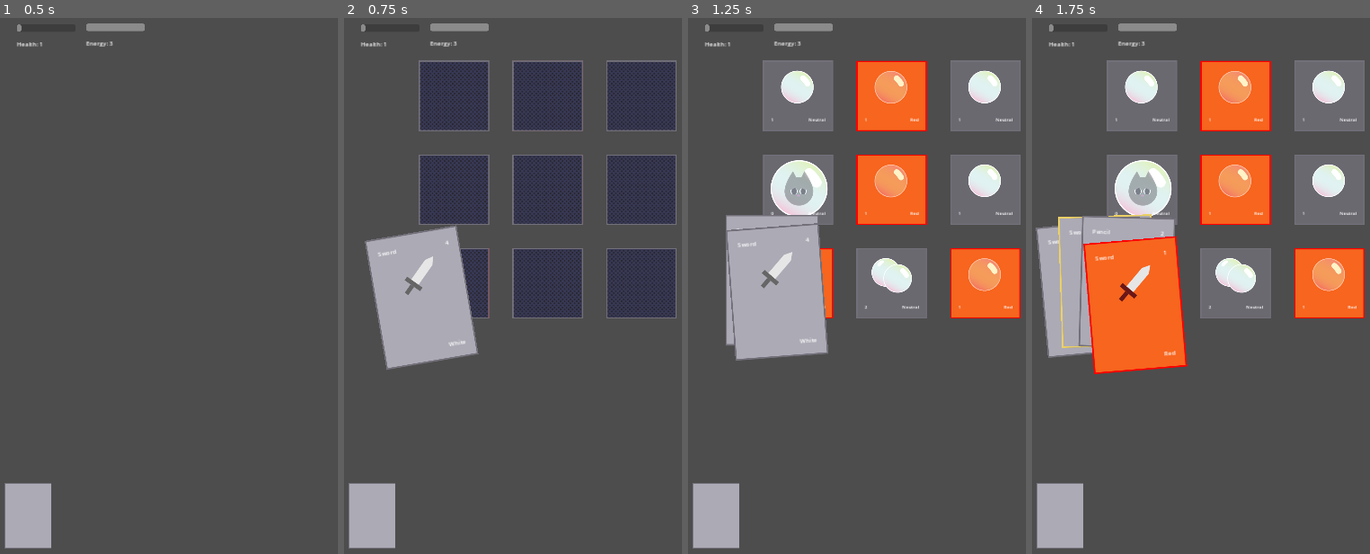
Above: before the commit, frames 1-4 (left to right).
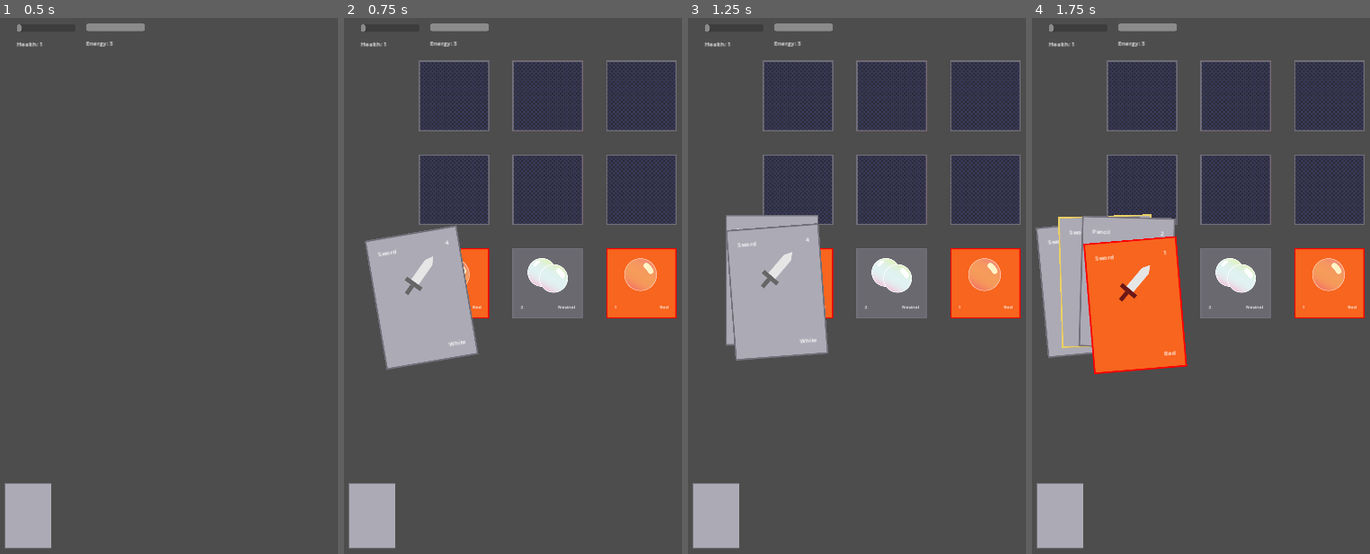
Above: after the commit, the same moments.

Repository: ruthieedwards/agbic2023
Game: Godot game, scene res://Scenes/PlaySpace.tscn
Two runs of this game, one before a commit and one after it. Both use one fixed random seed, a clock stepped at 60 frames per second and the inputs below.
Inputs (mouse positions are in pixels of both pictures, inside the frame that each line leads up to):
- Up to frame 1 (0.5 s): no input
- Up to frame 2 (0.75 s): click (371, 516) at 0.5 s
- Up to frame 3 (1.25 s): no input
- Up to frame 4 (1.75 s): click (1116, 280) at 1.27 s

Frame 1 is identical in both runs. In frame 2, 6.2% of the frame differs, in the area x 34-99%, y 42-57%; in frame 3, 16%, in the area x 22-99%, y 7-39%; in frame 4, 15%.

Commit message:
enemy cards flip over when next in line

Diff:
--- a/Playspace.gd
+++ b/Playspace.gd
@@ -73,8 +73,15 @@
 	newEnemy.position.x = enemyNum % 3 * 250 + 200
 	newEnemy.position.y = floor(enemyNum / 3) * 250 + 150
 	newEnemy.cardName = enemyHandTemp.enemyCardList[enemyNum]
+	newEnemy.cardIndex = enemyNum
 	$EnemyCards.add_child(newEnemy)
 
+func reIndexEnemies():
+	for e in $EnemyCards.get_children():
+#		print("recalllccc")
+#		print("emeyCardList size=  ",enemyHandTemp.enemyCardList.size())
+		e.CalculateGridPosition()
+		pass
 
 func drawACard():
 
--- a/Scenes/Enemy.tscn
+++ b/Scenes/Enemy.tscn
@@ -6,6 +6,7 @@
 [ext_resource type="Texture2D" uid="uid://dlvh3h6nga70d" path="res://Art/Cards/backgrounds/EnemyBack.png" id="4_3ofy1"]
 
 [sub_resource type="RectangleShape2D" id="RectangleShape2D_unnu8"]
+size = Vector2(245, 247)
 
 [node name="Enemy" type="MarginContainer"]
 offset_right = 250.0
@@ -17,9 +18,7 @@
 priority = 3.0
 
 [node name="EnemyColliderShape" type="CollisionShape2D" parent="EnemyCollider"]
-top_level = true
-position = Vector2(127, 124)
-scale = Vector2(12, 12)
+position = Vector2(124.5, 125.5)
 shape = SubResource("RectangleShape2D_unnu8")
 
 [node name="ImageContainer" type="MarginContainer" parent="."]
@@ -108,4 +107,5 @@
 exclude_parent = false
 target_position = Vector2(0, 1920)
 collision_mask = 3
+hit_from_inside = true
 collide_with_areas = true
--- a/Scenes/PlaySpace.tscn
+++ b/Scenes/PlaySpace.tscn
@@ -9,7 +9,7 @@
 [ext_resource type="Script" path="res://Scenes/Energy.gd" id="7_epw5e"]
 
 [sub_resource type="RectangleShape2D" id="RectangleShape2D_knshx"]
-size = Vector2(54, 4.2)
+size = Vector2(1079, 19.1)
 
 [node name="Playspace" type="Node2D"]
 script = ExtResource("1_snowq")
@@ -96,10 +96,13 @@
 position = Vector2(540, 1400)
 collision_layer = 2
 collision_mask = 2
+monitoring = false
+monitorable = false
 
 [node name="PlayspaceColliderShape" type="CollisionShape2D" parent="PlayspaceCollider"]
-position = Vector2(1, 0)
-scale = Vector2(20, 20)
+visibility_layer = 2
+position = Vector2(0.5, -7.44995)
 shape = SubResource("RectangleShape2D_knshx")
+disabled = true
 
 [connection signal="attackInitiated" from="." to="Health" method="_on_attack_initiated"]
--- a/Scripts/CardBase.gd
+++ b/Scripts/CardBase.gd
@@ -59,7 +59,7 @@
 							var enemyPos = e.position
 							var enemySize = e.size
 							var mousePos = e.get_local_mouse_position()
-							var enemyColor = e.colorName #gets mouse pos relative to enemy being attacked
+							var enemyColor = e.colorName
 #							print ("mouse pos: ",mousePos)
 #							I think I want to redo this with collisions/overlaps instead of mouse pos??? bc the mouse might not overlap
 							if mousePos.x > 0 && mousePos.y > 0 && mousePos.x < enemySize.x && mousePos.y < enemySize.y:
@@ -69,6 +69,11 @@
 #								e.$ImageContainer.$CardHover.visible = true
 #								isMovingIntoPlay = true
 #								targetPos = enemyPos #change pos if needed
+
+								if e.currentEnemyState == 1: # 1=faceUp 2=attacked
+									e.currentEnemyState = 2 #idk why it wanted numbers instead of names
+
+
 								currentCardState = attacking
 								if enemyColor == colorName:
 									get_node("../../").attackInitiated.emit(power*2,e.power) #if the color match, weapon does double damage
@@ -77,8 +82,14 @@
 
 								# DO ALL THE STUFF HERE???
 								##################
-#								i.queue_free() #destroys the enemy
+#								e.queue_free() #destroys the enemy
+
+								print ("enemyState: ",e.currentEnemyState)
+#								e.UpdateCardVisibility()
 #								queue_free() #destroys the player's card
+
+#								await get_tree().create_timer(.5).timeout
+#								get_node("../../").reIndexEnemies()
 								#animate
 								#change deck size
 								##WIPPPP!!!!!!!!!!!
@@ -90,6 +101,7 @@
 							targetPos = defaultCardPos
 							currentCardState = reorganizingHand
 							cardIsSelected = false
+
 #					else: #this is where the tutorial does damage
 
 
--- a/Scripts/Enemy.gd
+++ b/Scripts/Enemy.gd
@@ -1,4 +1,4 @@
-extends MarginContainer
+class_name Enemy extends MarginContainer
 
 var isEnemyBeingAttacked = false
 var cardName
@@ -6,10 +6,15 @@
 var simpleName
 var colorName
 var specialText
+var gridPosition = Vector2(0, 0)
+var cardGridSize = Vector2(3, 3)
+var cardIndex
 
 enum{
 	faceDown,
 	faceUp,
+	attacked,
+	discarded,
 }
 
 var currentEnemyState = faceDown
@@ -38,6 +43,9 @@
 	await get_tree().create_timer(.5).timeout
 	$RayCast2D.enabled = true
 
+	CalculateGridPosition()
+#	UpdateCardVisibility()
+
 #	if $RayCast2D.is_colliding():
 #		print("collision point: ",$RayCast2D.get_collision_point())
 ##		print ($RayCast2D.get_collider())
@@ -48,24 +56,64 @@
 ##			print("teh")
 #		$CardBack.visible = false
 
+func CalculateGridPosition():
+	var row = cardIndex % int(cardGridSize.y)# Divide cardIndex by the number of columns to get the row
+	var column = cardIndex % int(cardGridSize.x) # Use modulo operator to get the column
+	gridPosition = Vector2(column, row)
+	print("calculated grid pos")
 
+#func UpdateCardVisibility():
+#	pass
+
+func flipCardAbove():
+	var aboveIndex = cardIndex - int(cardGridSize.x)
+	print ("running flip card")
+#	var numEnemies = $"../../".enemyHandTemp.enemyCardList.size()
+#	if aboveIndex < numEnemies - 1: #offset for 0-index?
+	if aboveIndex >= 0:
+#		currentEnemyState = faceUp #get the other card and flip face up
+		print("flipping")
+		get_node("../../EnemyCards").get_child(aboveIndex).currentEnemyState = faceUp
 
 # Called every frame. 'delta' is the elapsed time since the previous frame.
 func _process(delta):
-	if $RayCast2D.is_colliding():
-		var tempObject = $RayCast2D.get_collider()
-#		print("collision point: ",$RayCast2D.get_collision_point())
+#	if $RayCast2D.is_colliding():
+#		var tempObject = $RayCast2D.get_collider()
+##		print("collision point: ",$RayCast2D.get_collision_point())
 #		print ($RayCast2D.get_collider())
-		if tempObject.get_collision_mask_value(1):
-			print("no")
-			$CardBack.visible = true
-		elif tempObject.get_collision_mask_value(2):
-#			print("teh")
-			$CardBack.visible = false
-		else:
-			$CardBack.visible = true
+#		if tempObject is Enemy:
+#			print("no")
+#			$CardBack.visible = true
+#		elif tempObject != null:
+##			print("teh")
+#			$CardBack.visible = false
+#		else:
+#			$CardBack.visible = true
+
 #	if $RayCast2D.is_colliding():
 ##		print("collision point: ",$RayCast2D.get_collision_point())
 #		var tempObject = $RayCast2D.get_collider()
 #		if tempObject.get_collision_mask_value(2):
 #			print ("oh yeah")
+#	var collidingCard = raycast.get_collider()
+#    if collidingCard != null:
+
+	match currentEnemyState:
+		faceDown:
+			var belowIndex = cardIndex + int(cardGridSize.x)
+			var numEnemies = $"../../".enemyHandTemp.enemyCardList.size()
+			if belowIndex > numEnemies - 1: #offset for 0-index?
+				currentEnemyState = faceUp
+			pass
+		faceUp:
+			$CardBack.visible = false
+		attacked:
+			print ("killing enemy")
+			flipCardAbove()
+			currentEnemyState = discarded
+#			UpdateCardVisibility()
+		discarded:
+#			print ("discarded enemy #",cardIndex)
+			#reindex all the enemy cards
+#			queue_free()
+			visible = false
--- a/project.godot
+++ b/project.godot
@@ -40,6 +40,11 @@
 ]
 }
 
+[layer_names]
+
+2d_physics/layer_1="EnemyCards"
+2d_physics/layer_2="PlayspaceCollider"
+
 [rendering]
 
 renderer/rendering_method="gl_compatibility"
